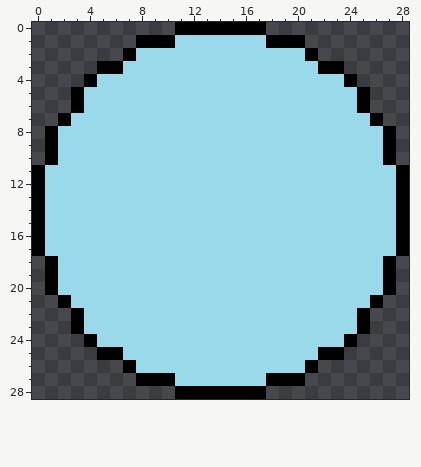
Two versions of one pixel-art sprite, Orbit/Content/starB.png. The picture above is the old version.
The file is 29x29 pixels.
After the commit:
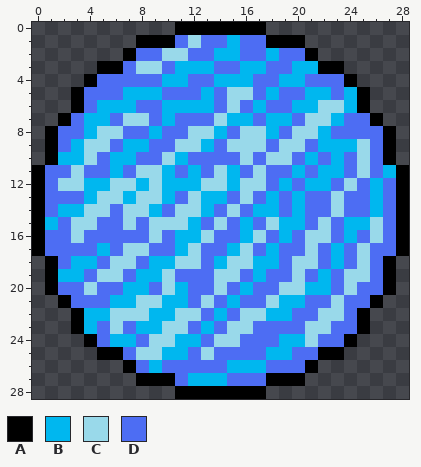
Palette (. is transparent): A #000000  B #00b7ef  C #99d9ea  D #4d6df3
From old to new:
Changed rows in their new state; - is an unchanged pixel.
first column x 1:
 1 ----------D-DDBDD----------
 2 -------DD--DDBBDDBDD-------
 3 ------D--DBBBDDBBDDBB------
 4 ----DDDDDBBDDBBBDDBBDDD----
 5 ---DDDBBBDDDBD--DBDDBBDB---
 6 ---DBBBDDBBBBD-DBDDBB--B---
 7 --DBBD--DBDDD-BBDBBD--BDD--
 8 -DDB--DDBDD--BD--BD--BDDDD-
 9 -DB--DBBDD--BD---D--DBBB-D-
10 -BB-DBBDD-BDDDD-D--DBDBD-D-
11 DD-DDBD--BDBD-BD-DDBDBBD-DB
12 D--BB--B-BBB--B--DBDBBD-DBD
13 DDDB--B--BD-BBD-DBDBDD-DDBD
14 DBB--D--BD--BD-DBBDBDD-DDBD
15 BD--DD-D---BD-DBD-BBD-DBB-D
16 DD-DDDDD-DBB-DDB-DBD--DBD-D
17 DDDDBD--DDB-DDB-DBDD-DBD-DD
18 -DBBD--DBB--DB--BBD--DBD-D-
19 -BBD--DBB-DDD--DBDD-DBD--D-
20 -DD-DDBBD-BDD-DBDD--BBD-DD-
21 --DDDBB--BBD-DBDD-BBDD-DD--
22 ---BB---BB--DBD--BBDD--D---
23 ---BD-DBB--DBD--DDDD--DD---
24 ----DBBD--BBD--DDDBB-DD----
25 ------D--BBD-DDDDBBDD------
26 -------DBDDDDDBBBDDD-------
27 ----------DBBBDDD----------
Changed places in both pictures, as pixel boxes (x1, y1, x2, y2):
changed: (45, 35, 396, 386)
